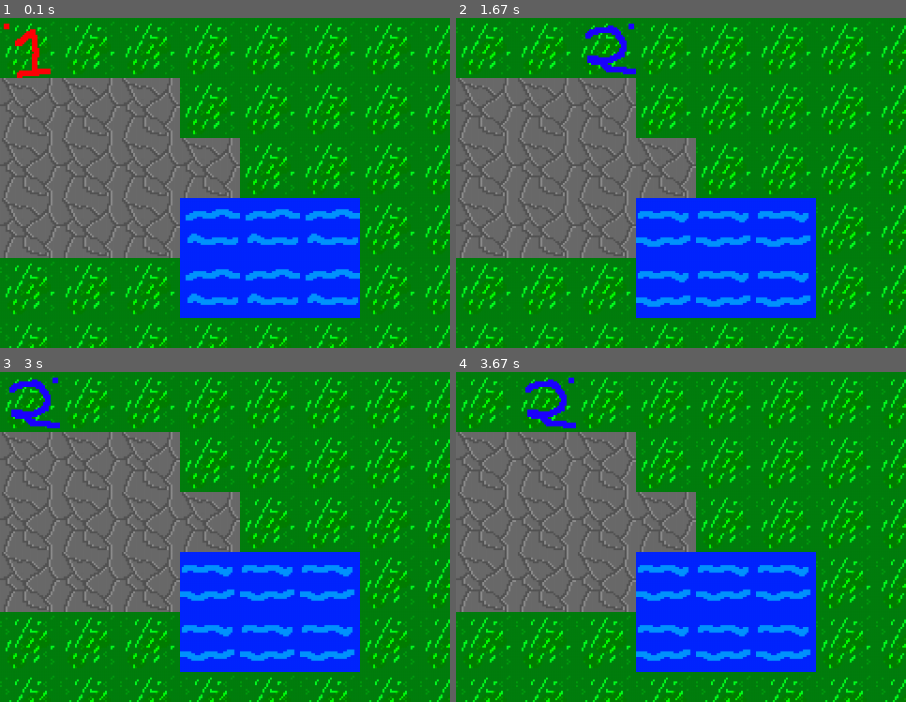
Above: before the commit, frames 1-4 (two rows, left to right).
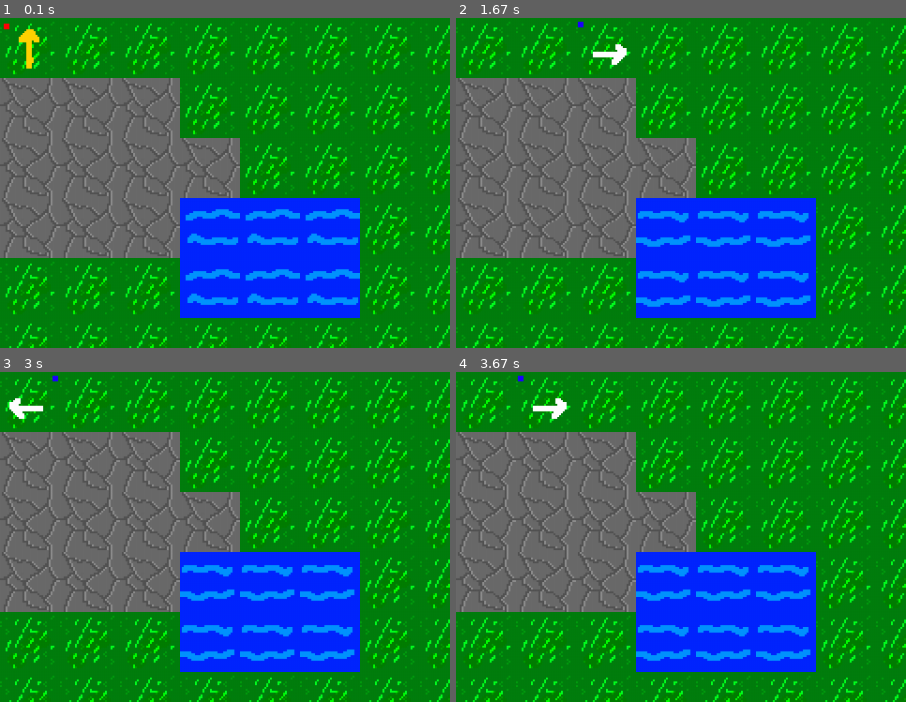
Above: after the commit, the same moments.

Repository: MaundyMoo/Coursework
Game: pygame game, started from Main.py
Same seed, same stepped clock (60 frames per second), same inputs: the game is played once before the commit and once after it.
Inputs:
- Up to frame 1 (0.1 s): no input
- Up to frame 2 (1.67 s): hold Right 0.33-0.8 s; hold Up 0.83-1.13 s; hold Right 1.17-1.63 s
- Up to frame 3 (3 s): hold Left 1.67-2.2 s; hold Down 2.23-2.53 s; hold Left 2.57-2.97 s
- Up to frame 4 (3.67 s): hold Right from 3.4 s (still down)
The pictures show only the part of the screen within x 0-50%, y 0-50%; the shares and areas given below are measured in that part.

The runs differ from the first frame. In frame 1, 0.6% of the frame differs, in the area x 3-12%, y 3-19%; in frame 2, 0.8%, in the area x 26-40%, y 0-18%; in frame 3, 0.8%; in frame 4, 0.8%.

Commit message:
Added directional animations

Diff:
--- a/Entities.py
+++ b/Entities.py
@@ -34,7 +34,14 @@
         if self.tick > self.animLength:
             self.tick = 0
         self.sprite = self.spritesheet.returnSprite(self.tick // self.interval, self.row)
+        self.sprite = pygame.transform.flip(self.sprite, self.flipped, False)
 
+    def setDirection(self, dir: int, flip: bool = False):
+        if dir < (self.spritesheet.returnSize()[1]/self.size):
+            self.row = dir
+            self.flipped = flip
+        else:
+            print('Error, invalid direction')
 
 class Player(Entity):
     def __init__(self, x: int, y: int, map: list):
--- a/Scenes.py
+++ b/Scenes.py
@@ -47,14 +47,23 @@
     def ProcessInputs(self, events, pressedKeys):
         for event in events:
             if event.type == pygame.KEYDOWN and event.key in self.playerInputs:
+                #self.playerInputs = [pygame.K_UP, pygame.K_DOWN, pygame.K_LEFT, pygame.K_RIGHT]
+                #UP
                 if event.key == self.playerInputs[0]:
                     self.player.move(0, -1)
+                    self.player.setDirection(0)
+                #DOWN
                 elif event.key == self.playerInputs[1]:
                     self.player.move(0, 1)
+                    self.player.setDirection(1)
+                #LEFT
                 elif event.key == self.playerInputs[2]:
                     self.player.move(-1, 0)
+                    self.player.setDirection(2)
+                #RIGHT
                 elif event.key == self.playerInputs[3]:
                     self.player.move(1, 0)
+                    self.player.setDirection(2, True)
                 self.offsetScene()
                 self.backRendered = False
 
Binary file changed: res/playerSheet.png
